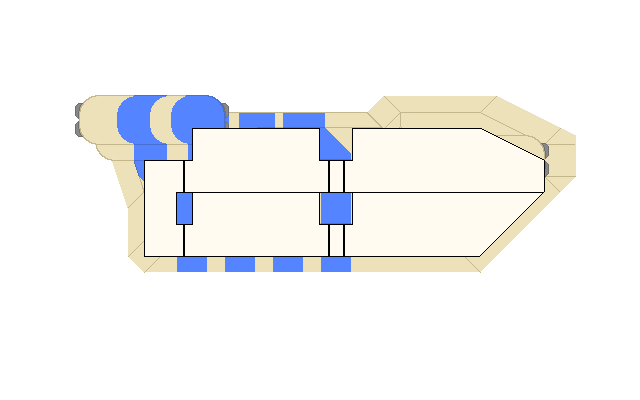
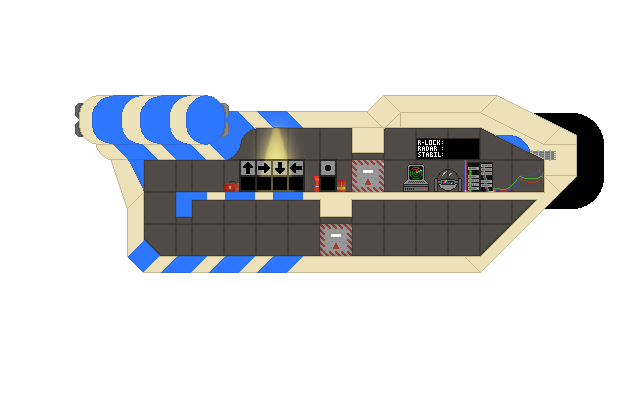
Two versions of the same layered image (640x400). Layer-by-layer changes:
removed layer "Layer 1" over bbox(75, 95, 576, 273)
added group "Ship Cutaway" with 59 layers above "Ship" over bbox(75, 95, 604, 273)
added group "Outlines" (1st of 2, in "Ship Cutaway") with 2 layers in group "Ship Cutaway" over bbox(79, 95, 577, 273)
added layer "Blue Edges" (1st of 2, in "Ship Cutaway" › "Outlines") in group "Outlines" over bbox(92, 95, 530, 273)
added layer "Tan Edges" (1st of 2, in "Ship Cutaway" › "Outlines") in group "Outlines" over bbox(79, 95, 577, 273)
added group "Cutaway copy 2" with 32 layers in group "Ship Cutaway" over bbox(144, 108, 544, 258)
added group "Subsystems" with 29 layers in group "Cutaway copy 2" over bbox(224, 108, 544, 201)
added group "Navigation" with 17 layers in group "Subsystems" over bbox(403, 138, 544, 192)
added layer "Layer 21 copy" in group "Subsystems" over bbox(237, 111, 315, 201)
added layer "BG" (1st of 2, in "Ship Cutaway" › "Cutaway copy 2") in group "Cutaway copy 2" over bbox(144, 127, 544, 258)
added group "Thrusters Rear" (1st of 2, in "Ship Cutaway") with 5 layers in group "Ship Cutaway" over bbox(75, 96, 229, 145)
added group "Hull" (1st of 2, in "Ship Cutaway") with 2 layers in group "Ship Cutaway" over bbox(79, 95, 576, 273)
added layer "Paint" (1st of 2, in "Ship Cutaway" › "Hull") in group "Hull" over bbox(99, 112, 303, 273)
added layer "Tan" (1st of 2, in "Ship Cutaway" › "Hull") in group "Hull" over bbox(79, 95, 576, 272)
added group "Inside" (1st of 2, in "Ship Cutaway") with 2 layers in group "Ship Cutaway" over bbox(144, 128, 545, 257)
added layer "Interior" (1st of 2, in "Ship Cutaway" › "Inside") in group "Inside" over bbox(144, 128, 545, 257)
added layer "Layer 11" (1st of 2, in "Ship Cutaway" › "Inside") in group "Inside" over bbox(145, 129, 544, 256)
added layer "Cockpit" (1st of 2, in "Ship Cutaway") in group "Ship Cutaway" over bbox(494, 113, 604, 211)
…and 31 more changes (31 added)
